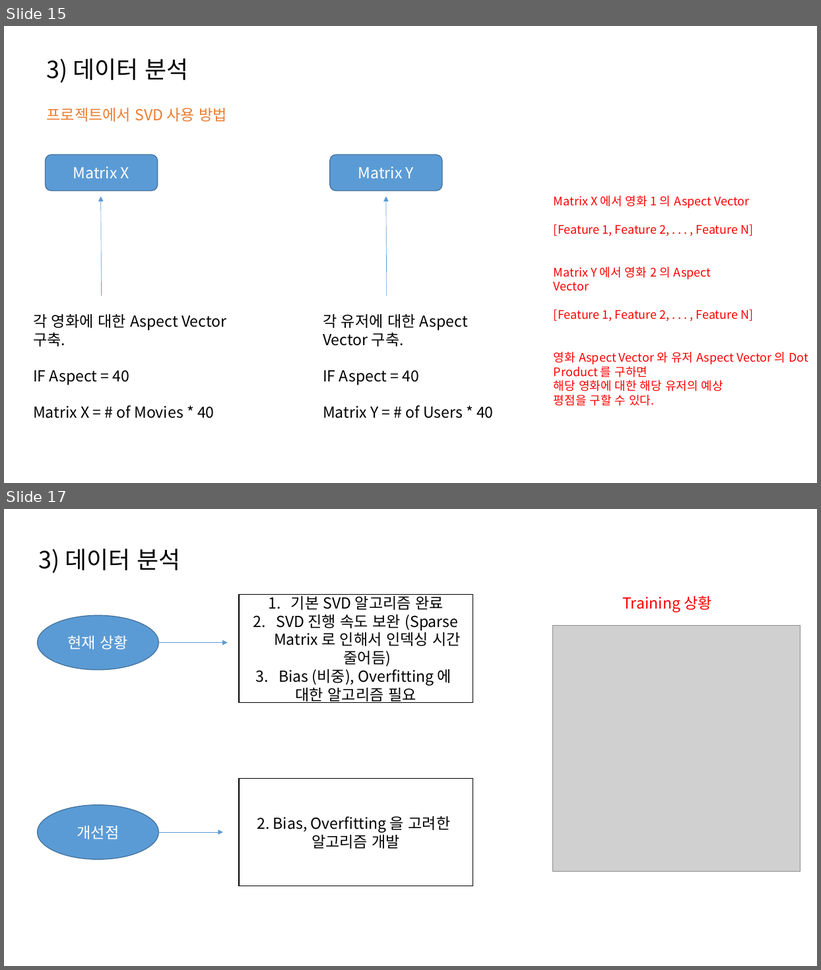
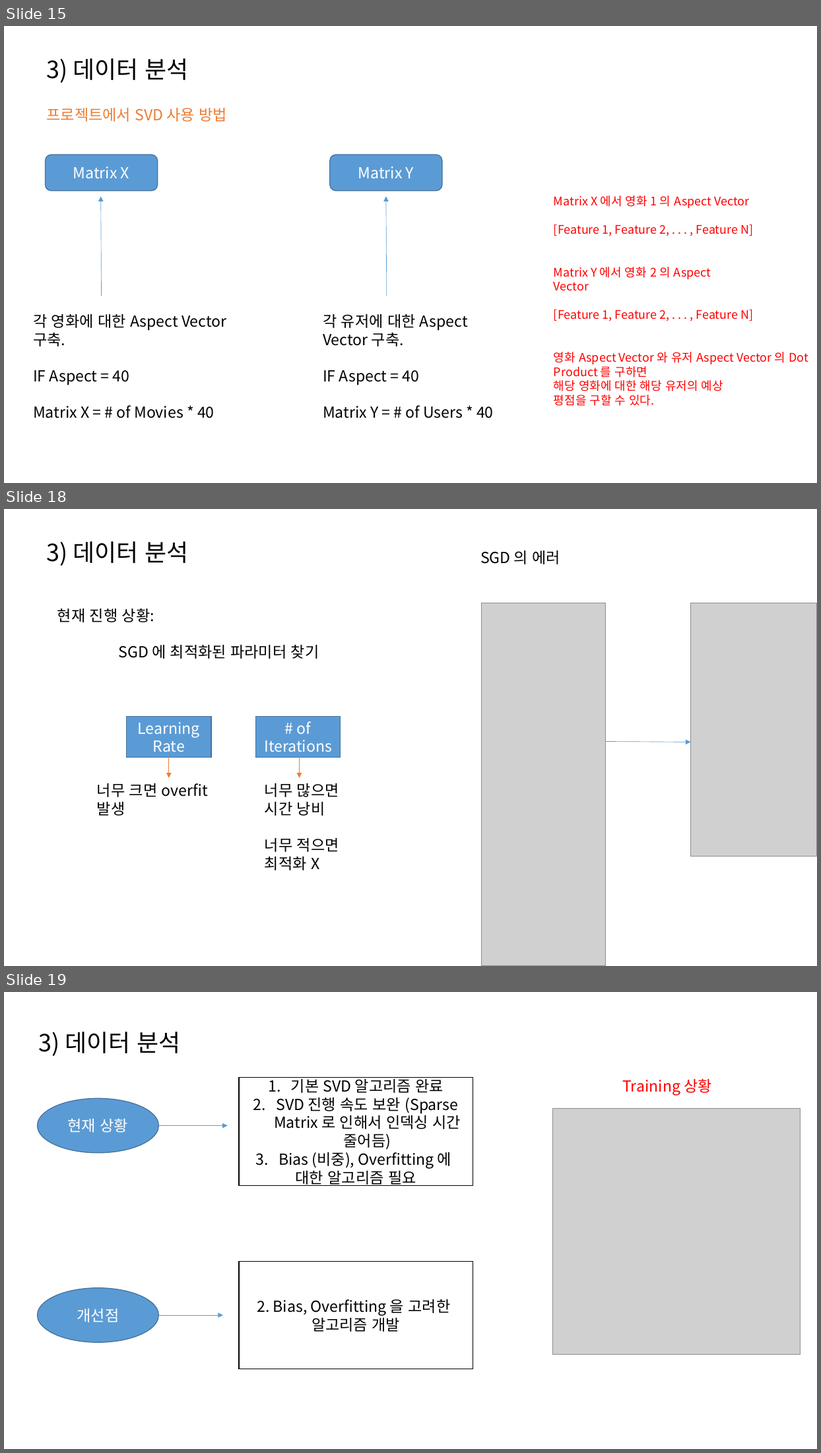
Before and after one commit to csjungminlim/MatrixCompletion, a slide deck: 넷플릭스.pptx. Shown one above the other, each under a label of ours: slides 15 and 17 before the commit, slides 15, 18 and 19 after it; the slides between them are not shown. The pictures are 821x970 and 821x1453 pixels, drawn with LibreOffice and Linux fonts; fonts in the diff are those of the drawing; grey boxes stand for pictures. Boxes give left, top, right and bottom in pixels: in the first picture for what was removed or moved away, otherwise in the second. Text is boxed around its words. In the diff, an @@ line names an element or a change of style, - is before the commit and + after.

```diff
--- a/넷플릭스.pptx
+++ b/넷플릭스.pptx
@@ slide 18 added at [4, 509, 817, 966], background #FFFFFF @@
@@ text added at [46, 541, 189, 566], 28 pt, text #000000 @@
+3) 데이터 분석
@@ text added at [481, 551, 561, 564], 18 pt, text #000000 @@
+SGD 의 에러
@@ picture added at [482, 603, 605, 966] @@
@@ picture added at [691, 603, 817, 857] @@
@@ text added at [57, 608, 319, 659], 18 pt, text #000000 @@
+현재 진행 상황:
+SGD 에 최적화된 파라미터 찾기
@@ rectangle added at [127, 717, 211, 758], fill #5B9BD5, outline #43739E 1 pt, 18 pt, text #FFFFFF @@
+Learning Rate
@@ rectangle added at [256, 717, 341, 758], fill #5B9BD5, outline #43739E 1 pt, 18 pt, text #FFFFFF @@
+# of Iterations
@@ arrow added from (605, 741) to (691, 742), #5B9BD5 0.5 pt @@
@@ arrow added from (169, 757) to (169, 778), #ED7D31 0.5 pt @@
@@ arrow added from (299, 757) to (299, 778), #ED7D31 0.5 pt @@
@@ text added at [97, 784, 208, 816], 18 pt, text #000000 @@
+너무 크면 overfit 발생
@@ text added at [265, 784, 339, 871], 18 pt, text #000000 @@
+너무 많으면
+시간 낭비
+너무 적으면
+최적화 X
@@ what was slide 17 is now slide 19 @@
```
Also in this commit, not shown: 1 slide changed, 1 other slide added.
